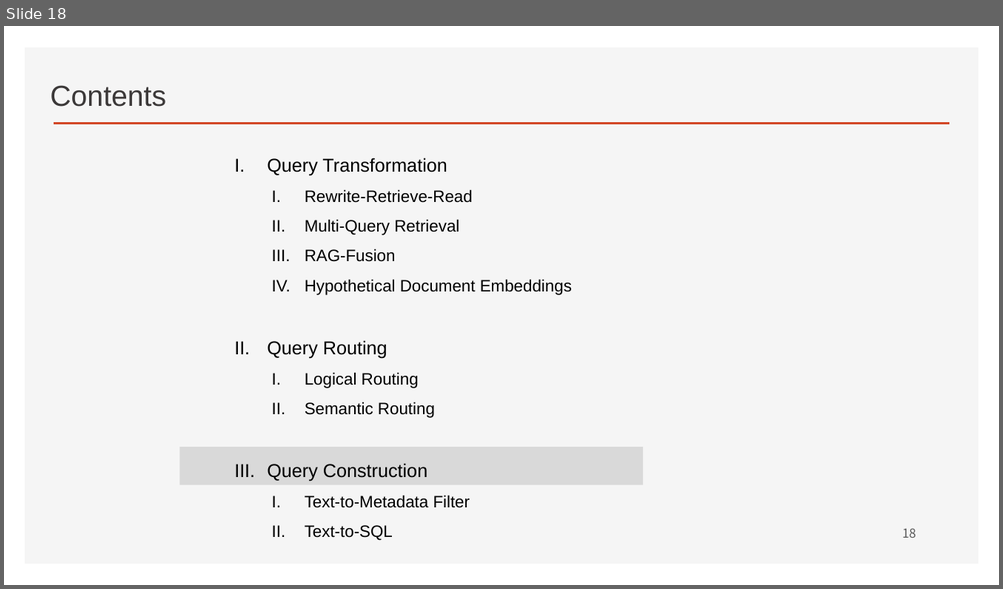
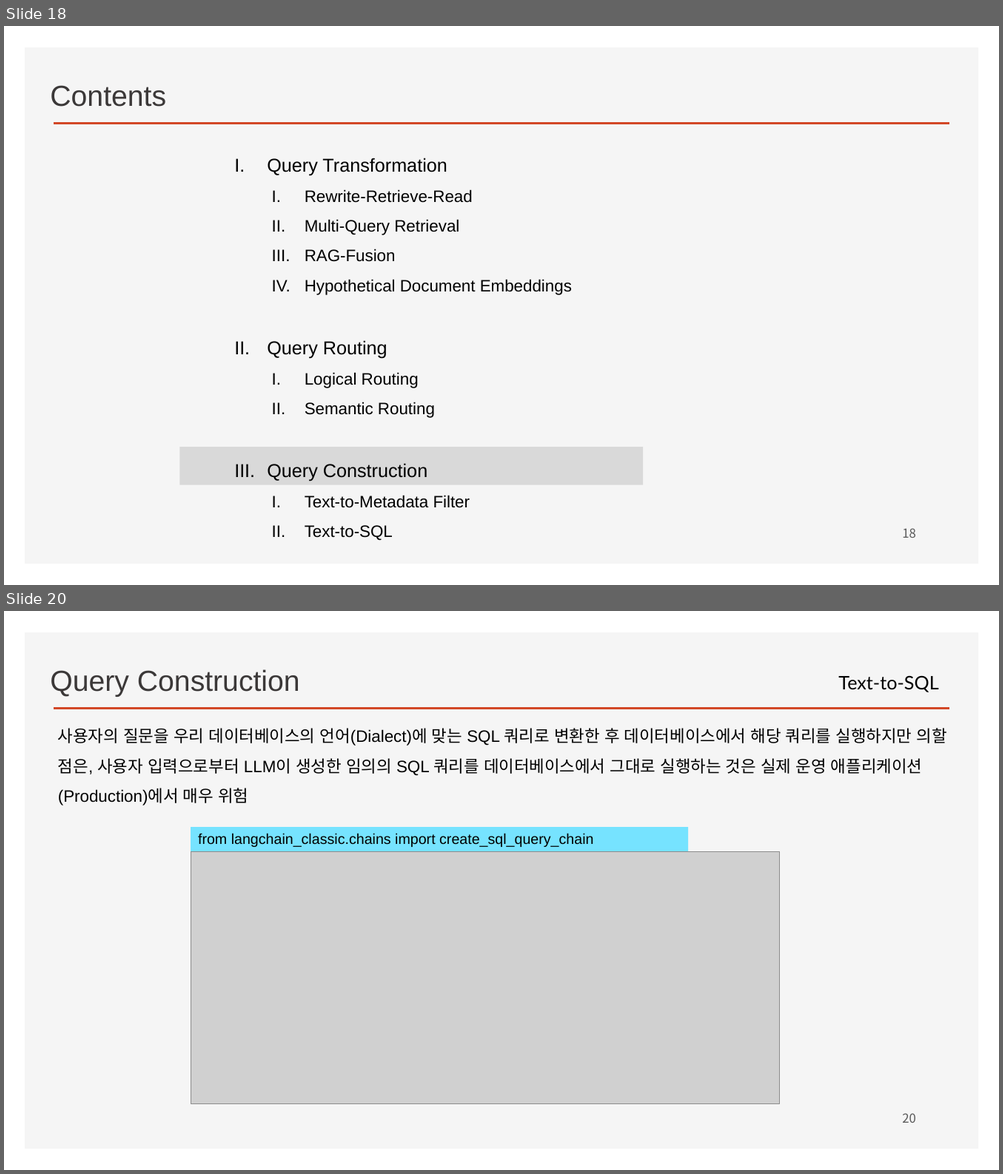
Before and after one commit to ancestor9/2026_Fall_Learning-Langchain-AI-Agent, a slide deck: CHAPTER 3 RAG Part II_Chatting with Your Data.pptx. Shown one above the other, each under a label of ours: slide 18 before the commit, slides 18 and 20 after it; the slides between them are not shown. The pictures are 1003x589 and 1003x1174 pixels, drawn with LibreOffice and Linux fonts; fonts in the diff are those of the drawing; grey boxes stand for pictures; background and template pictures are left out. Boxes give left, top, right and bottom in pixels: in the first picture for what was removed or moved away, otherwise in the second. Text is boxed around its words. In the diff, an @@ line names an element or a change of style, - is before the commit and + after.

```diff
--- a/CHAPTER 3 RAG Part II_Chatting with Your Data.pptx
+++ b/CHAPTER 3 RAG Part II_Chatting with Your Data.pptx
@@ slide 20 added at box(4, 611, 999, 1170), background #FFFFFF; not listed: 2 template elements that a slide beside it also shows @@
@@ text added at box(50, 669, 300, 697), 28 pt, text #3B3838 @@
+Query Construction
@@ text added at box(838, 675, 938, 692), 18 pt, text #000000 @@
+Text-to-SQL
@@ text added at box(58, 728, 947, 806), 16 pt, text #000000 @@
+사용자의 질문을 우리 데이터베이스의 언어(Dialect)에 맞는 SQL 쿼리로 변환한 후 데이터베이스에서 해당 쿼리를 실행하지만 의할 점은, 사용자 입력으로부터 LLM이 생성한 임의의 SQL 쿼리를 데이터베이스에서 그대로 실행하는 것은 실제 운영 애플리케이션(Production)에서 매우 위험
@@ rectangle added at box(190, 827, 688, 852), fill #76E3FF, 14 pt, text #000000 @@
+from langchain_classic.chains import create_sql_query_chain
@@ picture added at box(190, 851, 780, 1103) @@
@@ page number added at box(902, 1113, 916, 1123), 12 pt, text #595959 @@
+20
```
Also in this commit, not shown: 1 slide changed, 2 other slides added.
